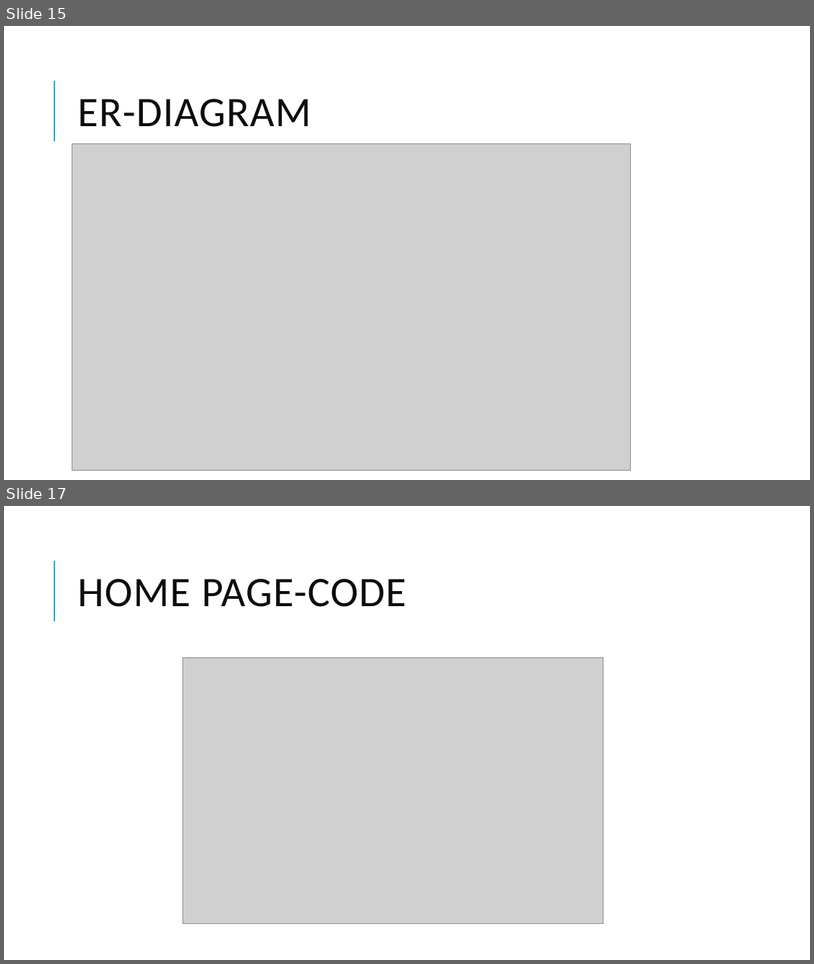
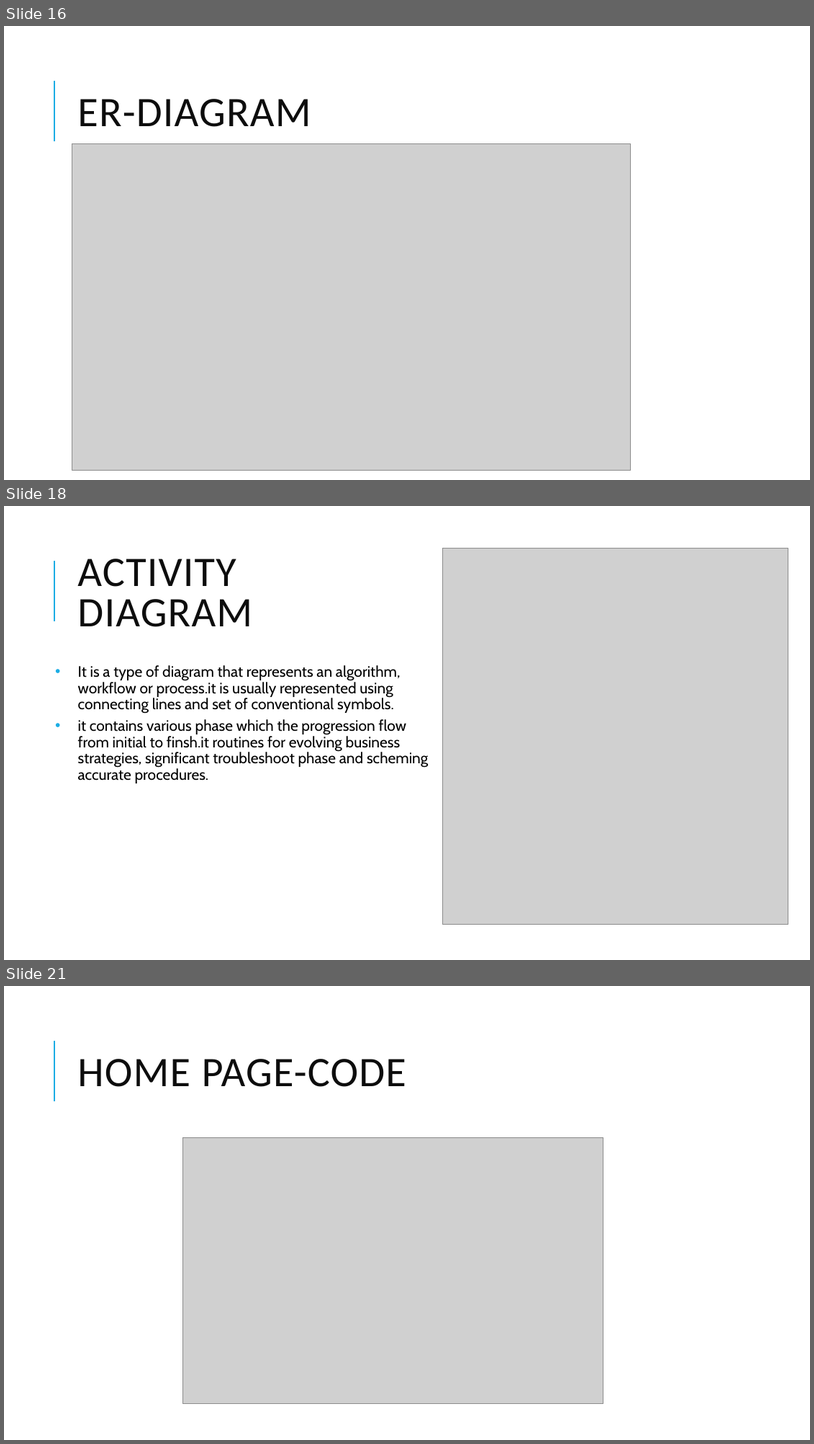
Before and after one commit to admondtamang/e-commerce-cp, a slide deck: E-commerce site.pptx. Shown one above the other, each under a label of ours: slides 15 and 17 before the commit, slides 16, 18 and 21 after it; the slides between them are not shown. The pictures are 814x964 and 814x1444 pixels, drawn with LibreOffice and Linux fonts; fonts in the diff are those of the drawing; grey boxes stand for pictures. Boxes give left, top, right and bottom in pixels: in the first picture for what was removed or moved away, otherwise in the second. Text is boxed around its words. In the diff, an @@ line names an element or a change of style, - is before the commit and + after.

```diff
--- a/E-commerce site.pptx
+++ b/E-commerce site.pptx
@@ slide 18 added at (x1=4, y1=506, x2=810, y2=960), background #FFFFFF; not listed: 1 template element that a slide beside it also shows @@
@@ picture added at (x1=443, y1=548, x2=789, y2=924) @@
@@ title added at (x1=77, y1=559, x2=252, y2=627), 50 pt, text #0D0D0D @@
+ACTIVITY DIAGRAM
@@ text added at (x1=78, y1=665, x2=428, y2=783), 18 pt, text #000000 @@
+• It is a type of diagram that represents an algorithm, workflow or process.it is usually represented using connecting lines and set of conventional symbols.
+• it contains various phase which the progression flow from initial to finsh.it routines for evolving business strategies, significant troubleshoot phase and scheming accurate procedures.
@@ what was slide 15 is now slide 16 @@
@@ what was slide 17 is now slide 21 @@
```
Also in this commit, not shown: 8 slides changed, 7 other slides added, 24 other files.
